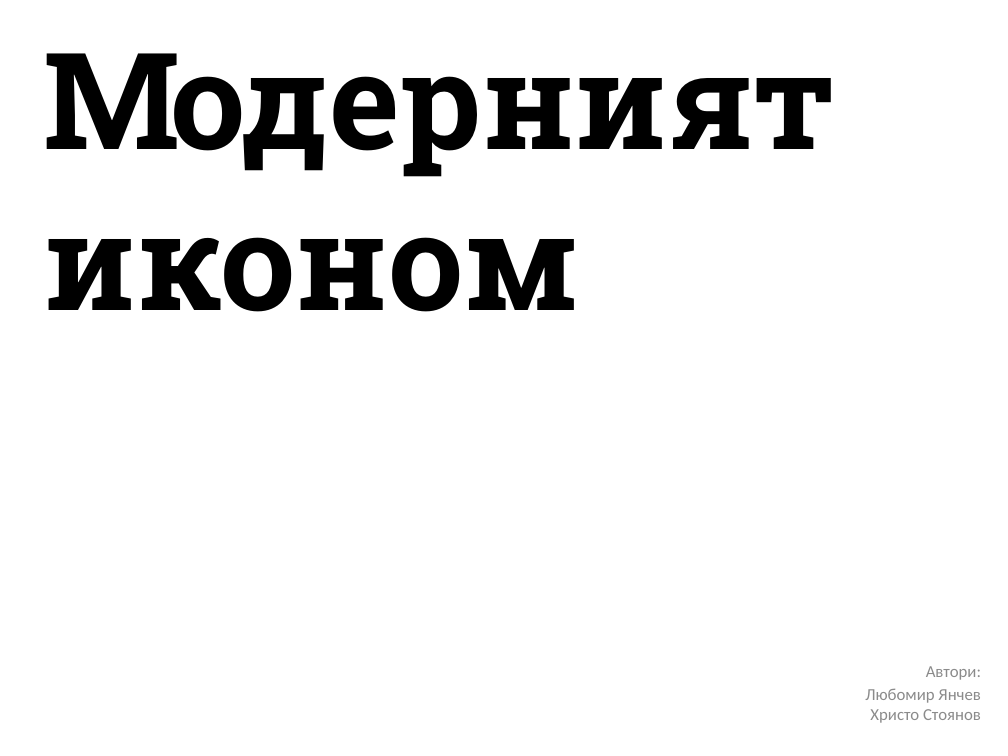
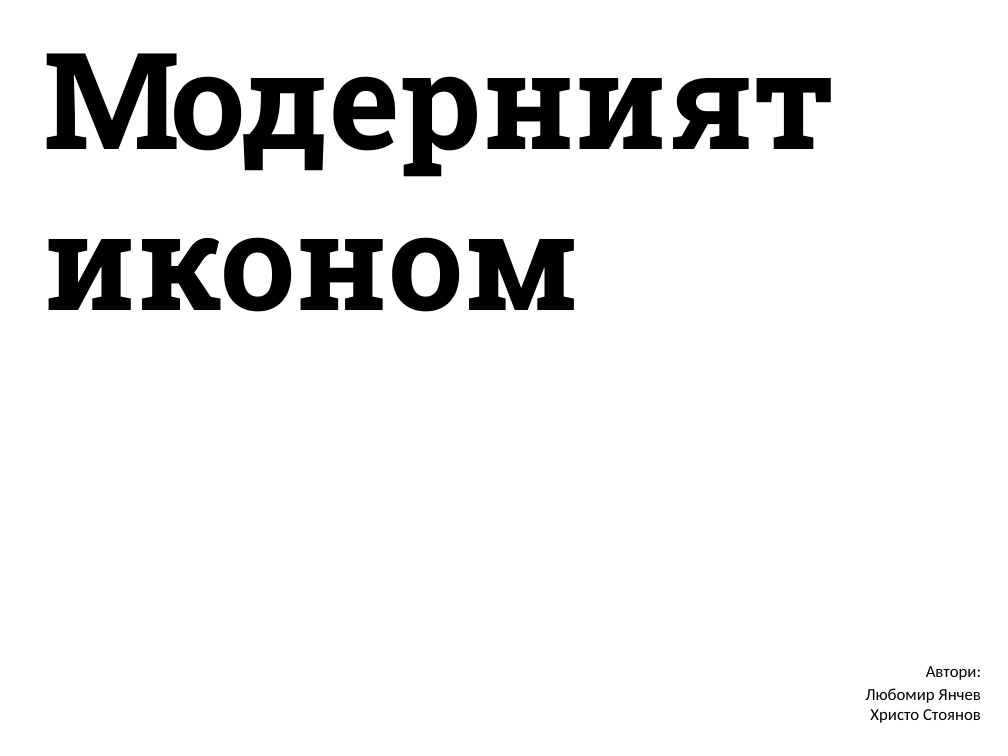
Before and after one commit to ModernSteward/ModernSteward, a slide deck: slide 1 of Presentation/Presentation new style.pptx. Drawn at 1008x756 pixels with LibreOffice and Linux fonts; fonts in the diff are those of the drawing. Boxes give left, top, right and bottom in pixels: in the first picture for what was removed or moved away, otherwise in the second. Text is boxed around its words. In the diff, an @@ line names an element or a change of style, - is before the commit and + after.

```diff
--- a/Presentation/Presentation new style.pptx
+++ b/Presentation/Presentation new style.pptx
@@ subtitle "Автори:" at bbox=[865, 666, 981, 723]: text colour #8C8C8C to #000000 @@
```
Also in this commit, not shown: 3 other slides changed, 9 slides added, 4 slides removed, 6 other files.
